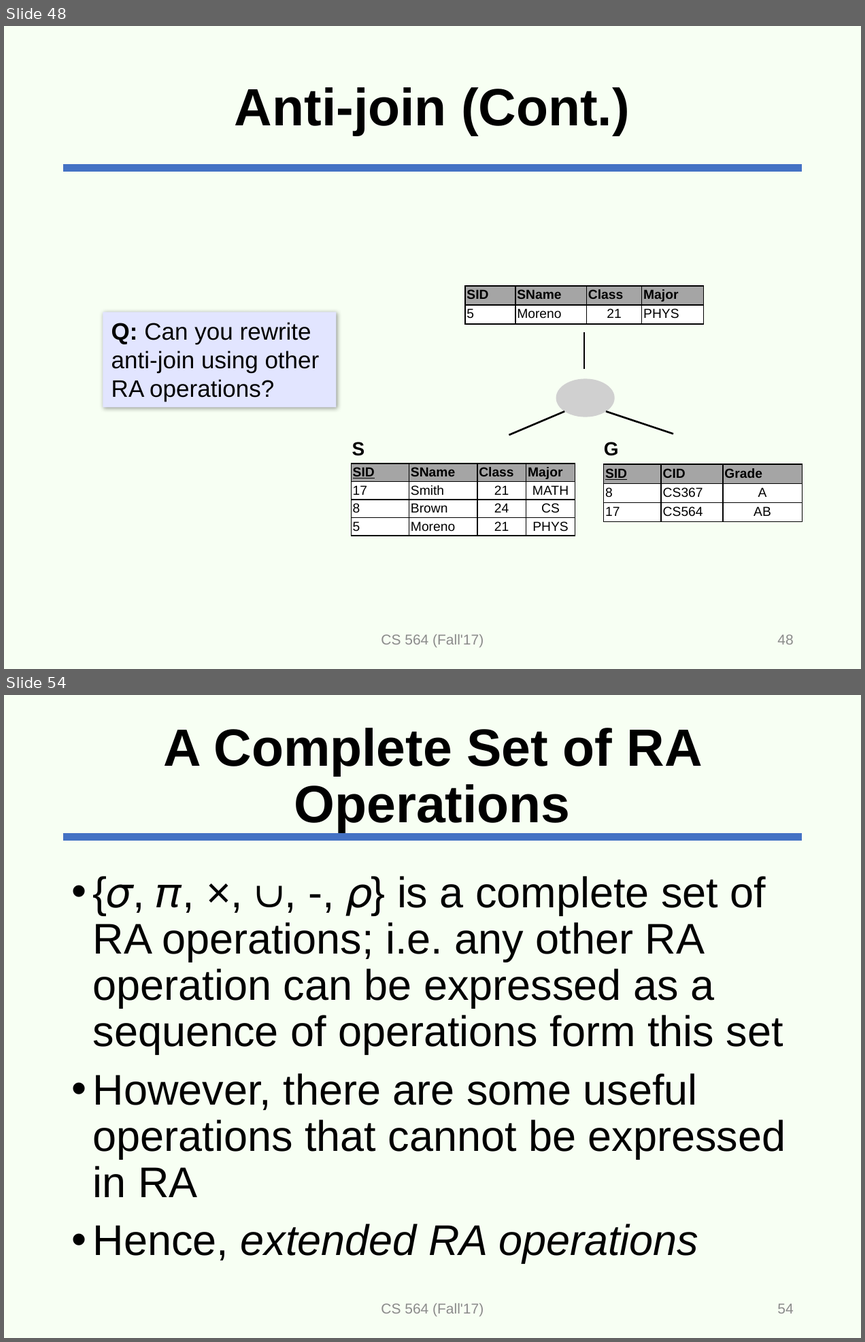
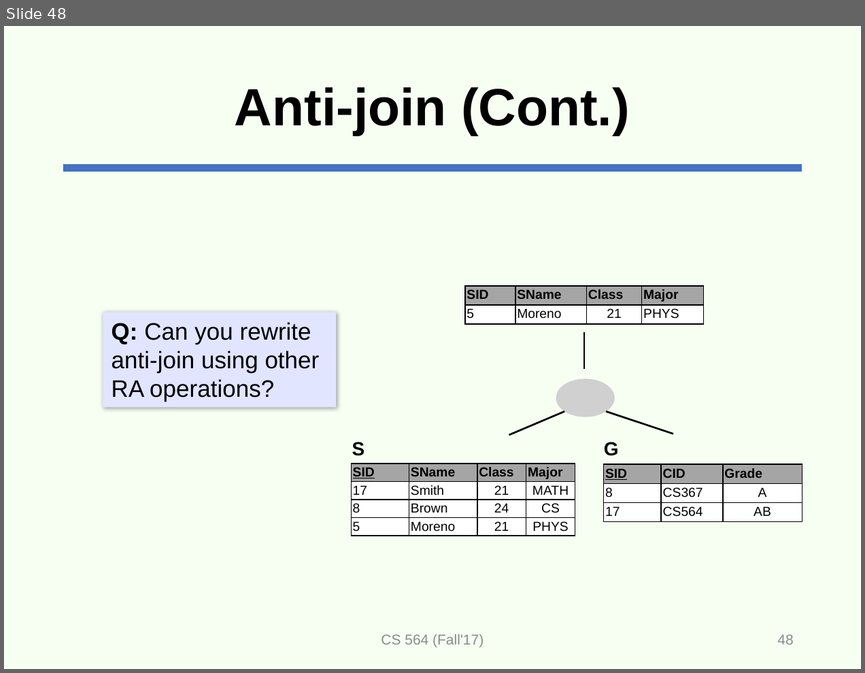
Before and after one commit to adelaneh/adelaneh.github.io, a slide deck: cs564_fall17/slides/lecture8-ra-handouts.pptx. Shown one above the other, each under a label of ours: slides 48 and 54 before the commit, slide 48 after it; the slides between them are not shown. The pictures are 865x1342 and 865x673 pixels, drawn with LibreOffice and Linux fonts; fonts in the diff are those of the drawing; grey boxes stand for pictures. Boxes give left, top, right and bottom in pixels: in the first picture for what was removed or moved away, otherwise in the second. Text is boxed around its words. In the diff, an @@ line names an element or a change of style, - is before the commit and + after.

```diff
--- a/cs564_fall17/slides/lecture8-ra-handouts.pptx
+++ b/cs564_fall17/slides/lecture8-ra-handouts.pptx
@@ slide 54 removed at [4,695,861,1338], background #E4FFD5 at 28% opacity; not listed: 1 template element that a slide beside it also shows @@
@@ title removed at [164,728,702,832] @@
-A Complete Set of RA Operations
@@ text removed at [93,876,786,1263] @@
-• {𝜎, 𝜋, ×, ∪, -, 𝜌} is a complete set of RA operations; i.e. any other RA operation can be expressed as a sequence of operations form this set
-• However, there are some useful operations that cannot be expressed in RA
-• Hence, extended RA operations
@@ text removed at [381,1303,483,1316] @@
-CS 564 (Fall'17)
@@ page number removed at [777,1303,793,1313] @@
-54
```
Also in this commit, not shown: 29 other slides removed.
